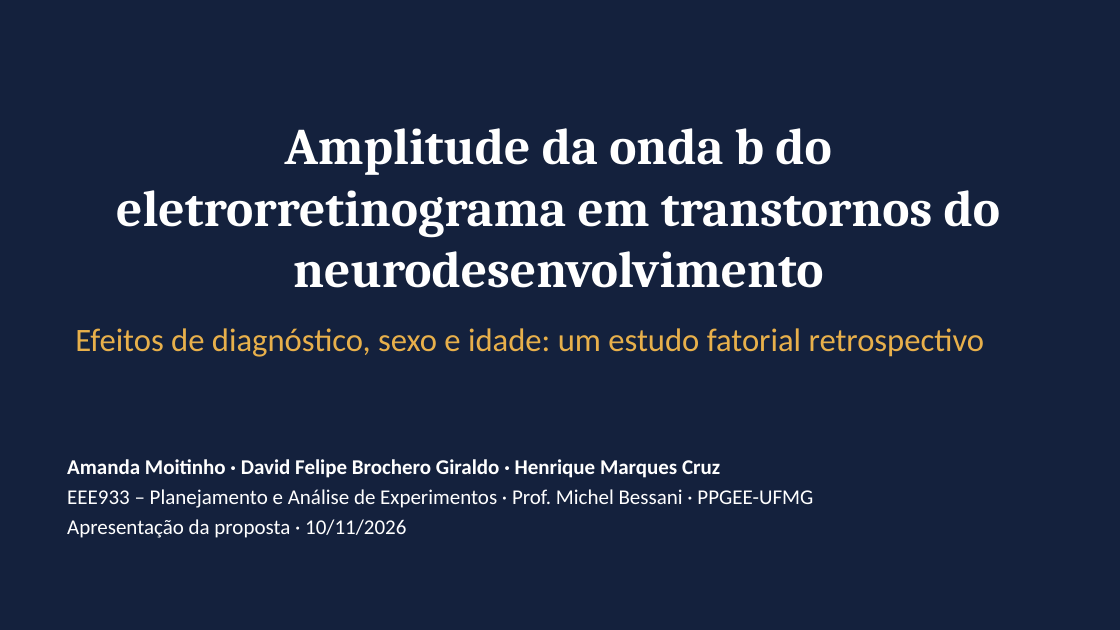
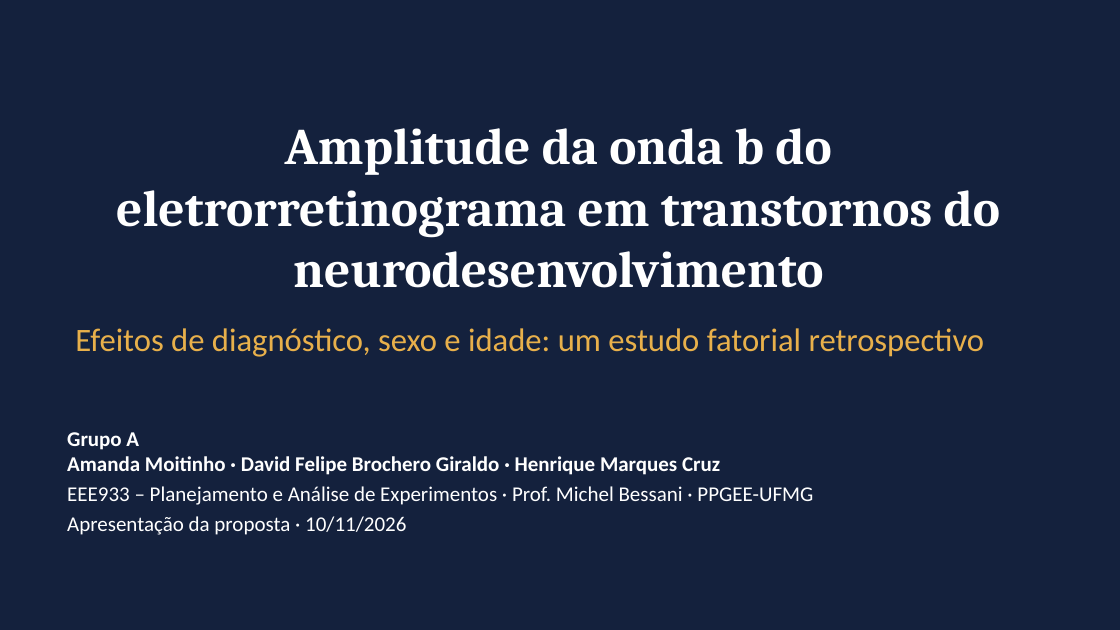
Before and after one commit to HenriqueMarquesCruz/ECs_EEE933, a slide deck: slide 1 of TrabalhoFinal/Proposta_ERG.pptx. Drawn at 1120x630 pixels with LibreOffice and Linux fonts; fonts in the diff are those of the drawing. Boxes give left, top, right and bottom in pixels: in the first picture for what was removed or moved away, otherwise in the second. Text is boxed around its words. In the diff, an @@ line names an element or a change of style, - is before the commit and + after.

```diff
--- a/TrabalhoFinal/Proposta_ERG.pptx
+++ b/TrabalhoFinal/Proposta_ERG.pptx
@@ text at [67, 432, 720, 475]: text changed @@
-Amanda Moitinho · David Felipe Brochero Giraldo · Henrique Marques Cruz
+Grupo A
+Amanda Moitinho · David Felipe Brochero Giraldo · Henrique Marques Cruz
@@ text "Grupo A Amanda Moitinho · ...": place and size @@
-text "Grupo A Amanda Moitinho · ..." at [67, 459, 813, 538]
+text "Grupo A Amanda Moitinho · ..." at [67, 432, 813, 535]
```
Also in this commit, not shown: 1 other file.
